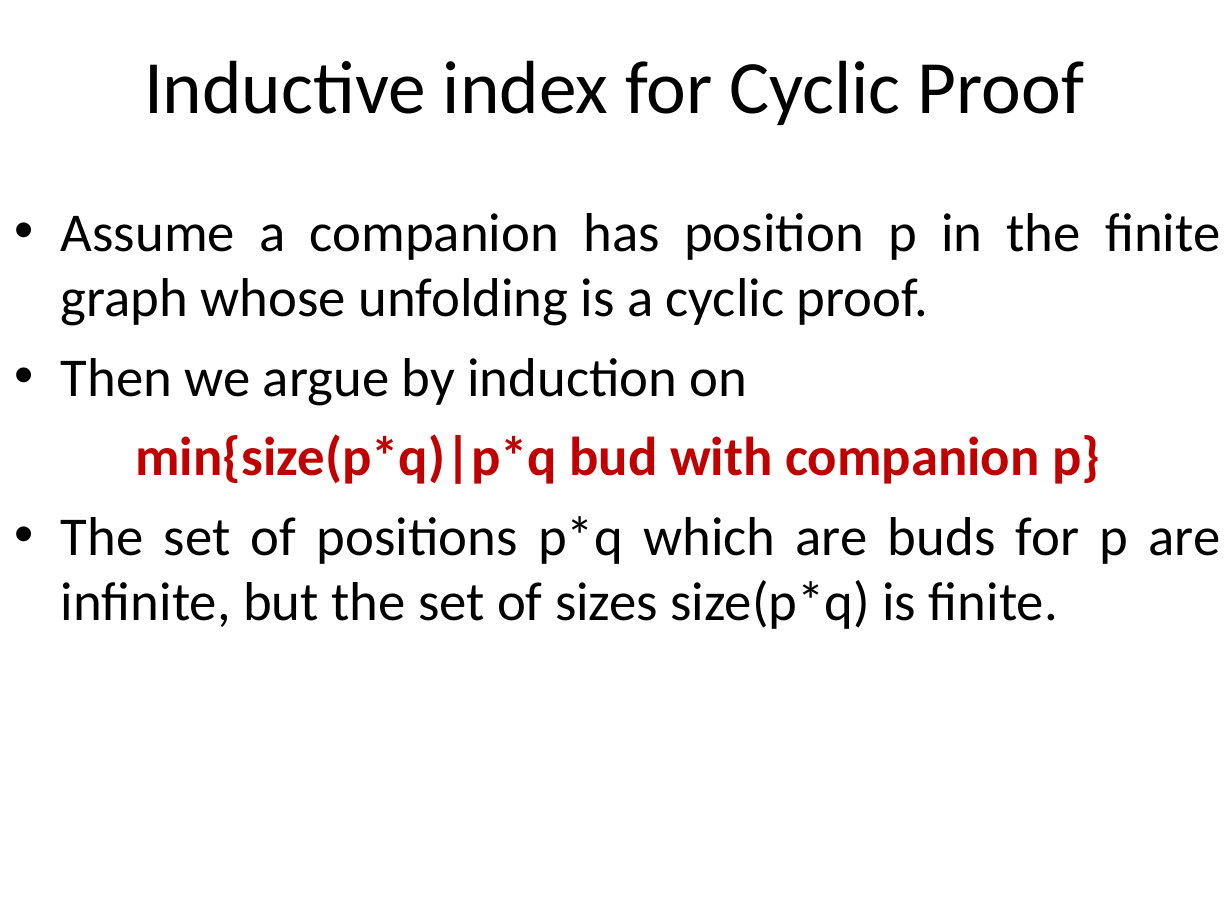
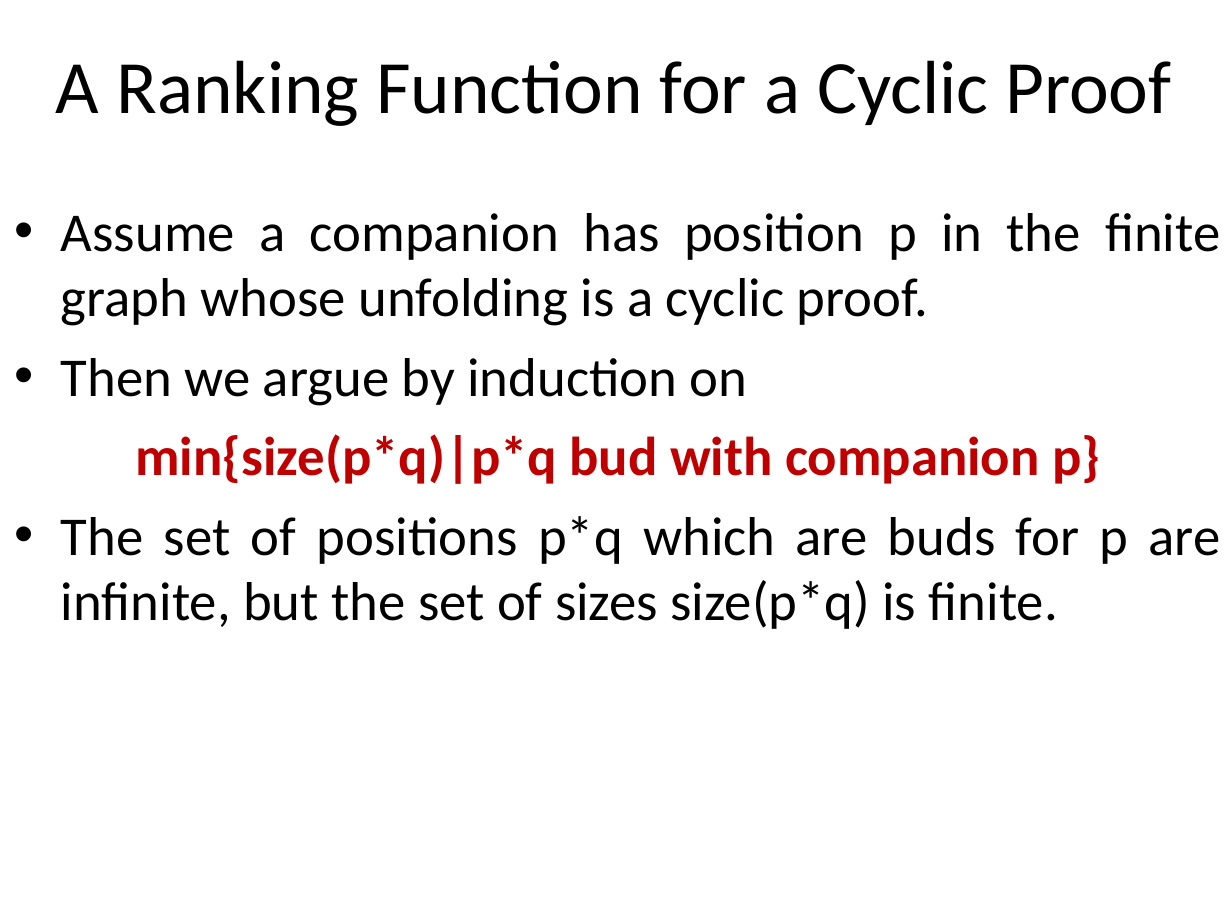
Before and after one commit to stefanoangeloberardi/GTC-injective, a slide deck: slide 19 of PDF/20260219-FUEFUKI24-Isawa Onsen-Injectivity-Slides.ppt (slide 18 before the commit). Drawn at 1232x924 pixels with LibreOffice and Linux fonts; fonts in the diff are those of the drawing. Boxes give left, top, right and bottom in pixels: in the first picture for what was removed or moved away, otherwise in the second. Text is boxed around its words. In the diff, an @@ line names an element or a change of style, - is before the commit and + after.

```diff
--- a/PDF/20260219-FUEFUKI24-Isawa Onsen-Injectivity-Slides.ppt
+++ b/PDF/20260219-FUEFUKI24-Isawa Onsen-Injectivity-Slides.ppt
@@ title at (56, 60, 1171, 126): text changed @@
-Inductive index for Cyclic Proof
+A Ranking Function for a Cyclic Proof
```
Also in this commit, not shown: 7 other slides changed, 2 slides added, 1 slide removed.
